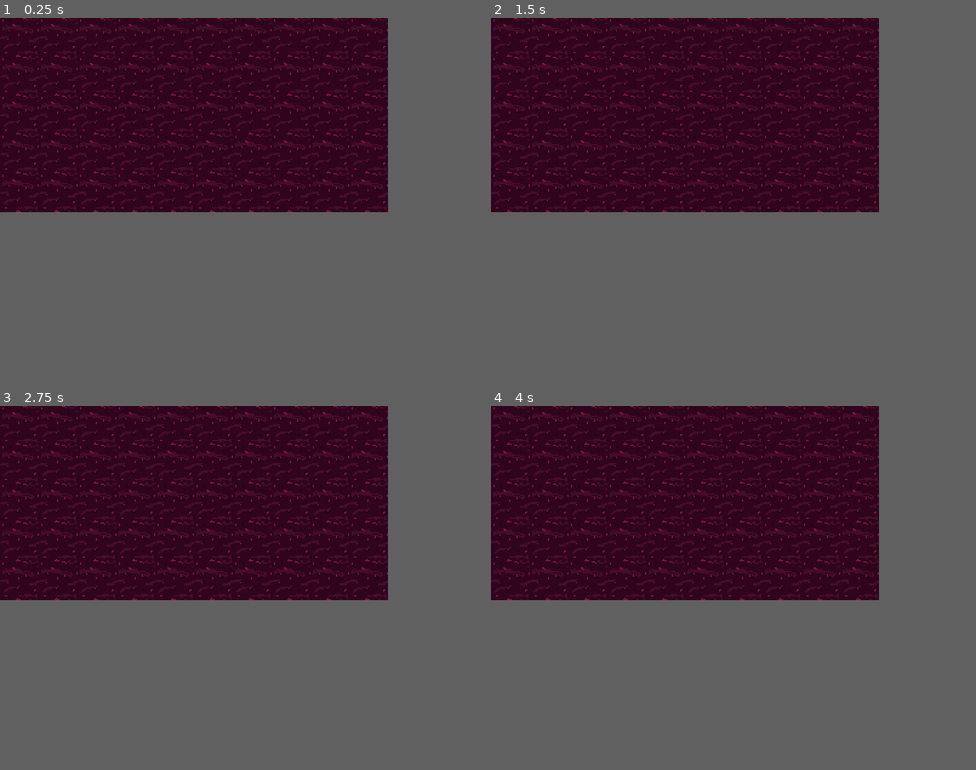
Above: before the commit, frames 1-4 (two rows, left to right).
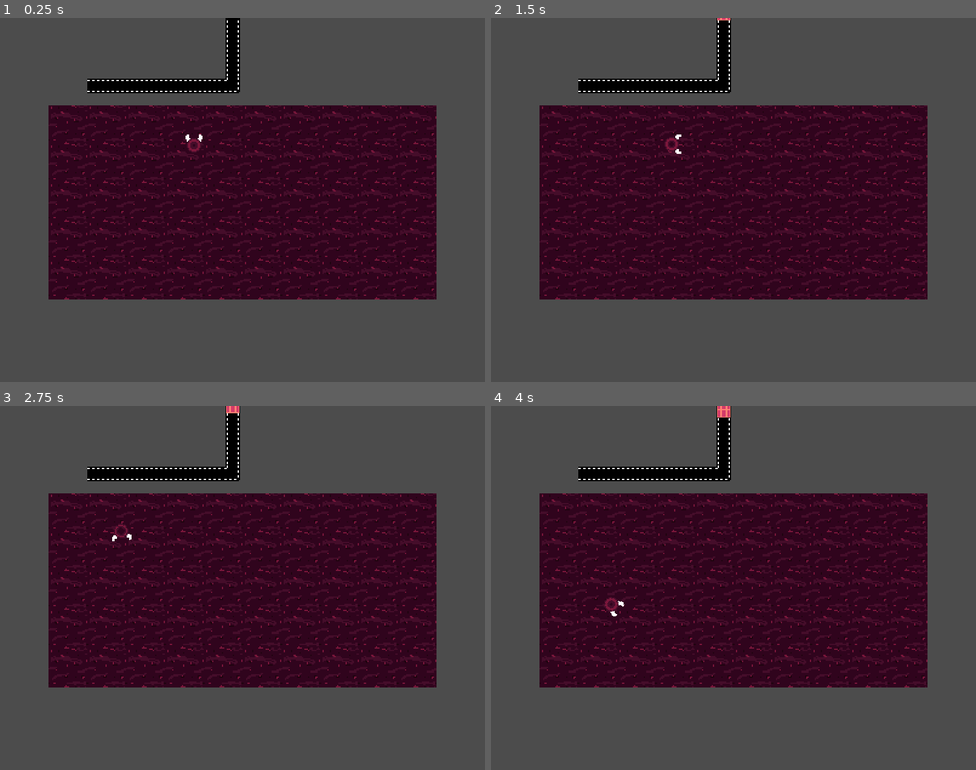
Above: after the commit, the same moments.

Repository: Flipez/arnold
Game: Godot game, scene res://Scenes/MainLevel.tscn
The game is run twice, just before and just after one commit, with the same random seed, the same clock (stepped at 60 frames per second) and the same inputs.
Inputs:
- Up to frame 1 (0.25 s): no input
- Up to frame 2 (1.5 s): hold Right (ui_right) 0.53-1.28 s; hold Down (ui_down) from 1.28 s (still down)
- Up to frame 3 (2.75 s): release Down (ui_down) at 2.03 s; hold Right (ui_right) from 2.03 s (still down)
- Up to frame 4 (4 s): release Right (ui_right) at 2.78 s; hold Up (ui_up) 2.78-3.53 s; hold Left (ui_left) from 3.53 s (still down)
In our replay, the window is 640x320 before the commit and 800x600 after it. These sizes can differ from the game's own. Grey fills any space a smaller window leaves; there, only what the larger window draws over its background counts as a difference.

The runs differ from the first frame. In frame 1, 46% of the frame differs, in the area x 0-90%, y 0-78%; in frame 2, 46%; in frame 3, 46%; in frame 4, 46%.

Commit message:
add stuff

Diff:
--- /dev/null
+++ b/Objects/Crate/Crate.gd
@@ -0,0 +1,23 @@
+extends StaticBody2D
+
+export var SPEED = 3
+# Declare member variables here. Examples:
+# var a = 2
+# var b = "text"
+
+
+# Called when the node enters the scene tree for the first time.
+func _ready():
+  position.x = 192
+  position.y = -8
+
+
+func _process(delta):
+  if position.x == 192 && position.y <= 56:
+    position.y += SPEED * delta
+  if position.y >= 56 && position.x >= 24:
+    position.y == 56
+    position.x -= SPEED * delta
+  if position.x <= 24 && position.y <= 248:
+    position.x = 24
+    position.y += SPEED * delta
--- /dev/null
+++ b/Objects/Crate/Crate.tscn
@@ -0,0 +1,17 @@
+[gd_scene load_steps=4 format=2]
+
+[ext_resource path="res://Objects/Crate/crate.png" type="Texture" id=1]
+[ext_resource path="res://Objects/Crate/Crate.gd" type="Script" id=2]
+
+[sub_resource type="RectangleShape2D" id=1]
+extents = Vector2( 5.6731, 5.69607 )
+
+[node name="Crate" type="StaticBody2D"]
+script = ExtResource( 2 )
+
+[node name="Sprite" type="Sprite" parent="."]
+scale = Vector2( 0.7, 0.7 )
+texture = ExtResource( 1 )
+
+[node name="CollisionShape2D" type="CollisionShape2D" parent="."]
+shape = SubResource( 1 )
--- a/Scenes/MainLevel.tscn
+++ b/Scenes/MainLevel.tscn
@@ -1,6 +1,10 @@
-[gd_scene load_steps=3 format=2]
+[gd_scene load_steps=17 format=2]
 
 [ext_resource path="res://Sprites/bg.png" type="Texture" id=1]
+[ext_resource path="res://Scenes/Player.tscn" type="PackedScene" id=2]
+[ext_resource path="res://Objects/Crate/Crate.tscn" type="PackedScene" id=3]
+[ext_resource path="res://Objects/Belt/belt.png" type="Texture" id=4]
+[ext_resource path="res://Objects/Belt/belt_corner.png" type="Texture" id=5]
 
 [sub_resource type="TileSet" id=1]
 0/name = "bg.png 0"
@@ -18,10 +22,144 @@
 0/shapes = [  ]
 0/z_index = 0
 
+[sub_resource type="AtlasTexture" id=2]
+atlas = ExtResource( 4 )
+region = Rect2( 0, 0, 16, 16 )
+
+[sub_resource type="AtlasTexture" id=3]
+atlas = ExtResource( 4 )
+region = Rect2( 16, 0, 16, 16 )
+
+[sub_resource type="AtlasTexture" id=4]
+atlas = ExtResource( 4 )
+region = Rect2( 32, 0, 16, 16 )
+
+[sub_resource type="AtlasTexture" id=5]
+atlas = ExtResource( 4 )
+region = Rect2( 48, 0, 16, 16 )
+
+[sub_resource type="SpriteFrames" id=6]
+animations = [ {
+"frames": [ SubResource( 2 ), SubResource( 3 ), SubResource( 4 ), SubResource( 5 ) ],
+"loop": true,
+"name": "default",
+"speed": 3.0
+} ]
+
+[sub_resource type="AtlasTexture" id=7]
+atlas = ExtResource( 5 )
+region = Rect2( 48, 0, 16, 16 )
+
+[sub_resource type="AtlasTexture" id=8]
+atlas = ExtResource( 5 )
+region = Rect2( 32, 0, 16, 16 )
+
+[sub_resource type="AtlasTexture" id=9]
+atlas = ExtResource( 5 )
+region = Rect2( 16, 0, 16, 16 )
+
+[sub_resource type="AtlasTexture" id=10]
+atlas = ExtResource( 5 )
+region = Rect2( 0, 0, 16, 16 )
+
+[sub_resource type="SpriteFrames" id=11]
+animations = [ {
+"frames": [ SubResource( 7 ), SubResource( 8 ), SubResource( 9 ), SubResource( 10 ) ],
+"loop": true,
+"name": "default",
+"speed": 3.0
+} ]
+
 [node name="MainLevel" type="Node2D"]
 
 [node name="TileMap" type="TileMap" parent="."]
+position = Vector2( 40, 72 )
 tile_set = SubResource( 1 )
 cell_size = Vector2( 32, 32 )
 format = 1
 tile_data = PoolIntArray( 0, 0, 0, 1, 0, 0, 2, 0, 0, 3, 0, 0, 4, 0, 0, 5, 0, 0, 6, 0, 0, 7, 0, 0, 8, 0, 0, 9, 0, 0, 655 …(547 unchanged characters)…
+
+[node name="Player" parent="." instance=ExtResource( 2 )]
+position = Vector2( 160, 104 )
+
+[node name="StaticBody2D" type="StaticBody2D" parent="."]
+position = Vector2( 192, 8 )
+
+[node name="AnimatedSprite" type="AnimatedSprite" parent="StaticBody2D"]
+rotation = 1.5708
+frames = SubResource( 6 )
+frame = 2
+playing = true
+
+[node name="AnimatedSprite2" type="AnimatedSprite" parent="StaticBody2D"]
+position = Vector2( 0, 16 )
+rotation = 1.5708
+frames = SubResource( 6 )
+frame = 2
+playing = true
+
+[node name="AnimatedSprite3" type="AnimatedSprite" parent="StaticBody2D"]
+position = Vector2( 0, 48 )
+rotation = 4.71239
+frames = SubResource( 11 )
+frame = 2
+playing = true
+
+[node name="AnimatedSprite4" type="AnimatedSprite" parent="StaticBody2D"]
+position = Vector2( 0, 32 )
+rotation = 1.5708
+frames = SubResource( 6 )
+frame = 2
+playing = true
+
+[node name="AnimatedSprite5" type="AnimatedSprite" parent="StaticBody2D"]
+position = Vector2( -16, 48 )
+rotation = 3.14159
+frames = SubResource( 6 )
+frame = 2
+playing = true
+
+[node name="AnimatedSprite6" type="AnimatedSprite" parent="StaticBody2D"]
+position = Vector2( -32, 48 )
+rotation = 3.14159
+frames = SubResource( 6 )
+frame = 2
+playing = true
+
+[node name="AnimatedSprite7" type="AnimatedSprite" parent="StaticBody2D"]
+position = Vector2( -48, 48 )
+rotation = 3.14159
+frames = SubResource( 6 )
+frame = 2
+playing = true
+
+[node name="AnimatedSprite8" type="AnimatedSprite" parent="StaticBody2D"]
+position = Vector2( -64, 48 )
+rotation = 3.14159
+frames = SubResource( 6 )
+frame = 2
+playing = true
+
+[node name="AnimatedSprite9" type="AnimatedSprite" parent="StaticBody2D"]
+position = Vector2( -80, 48 )
+rotation = 3.14159
+frames = SubResource( 6 )
+frame = 2
+playing = true
+
+[node name="AnimatedSprite10" type="AnimatedSprite" parent="StaticBody2D"]
+position = Vector2( -96, 48 )
+rotation = 3.14159
+frames = SubResource( 6 )
+frame = 2
+playing = true
+
+[node name="AnimatedSprite11" type="AnimatedSprite" parent="StaticBody2D"]
+position = Vector2( -112, 48 )
+rotation = 3.14159
+frames = SubResource( 6 )
+frame = 2
+playing = true
+
+[node name="Crate" parent="." instance=ExtResource( 3 )]
+position = Vector2( 16, 248 )
--- a/Scenes/Player.gd
+++ b/Scenes/Player.gd
@@ -14,15 +14,12 @@
 
 export var state = MOVE
 
-onready var animationPlayer = $AnimationPlayer
 onready var interactionTimer = $Area2D/InteractionTimer
 onready var interactionArea = $Area2D/InteractionArea
 onready var playerSprite = $Sprite
 
 func _ready():
-  var _return = DialogController.connect("new_dialog", self, "freeze")
-  _return = DialogController.connect("new_unskippable_dialog", self, "freeze")
-  _return = DialogController.connect("dialog_exited", self, "unfreeze")
+  pass
 
 func _physics_process(delta):
   match state:
@@ -35,31 +32,32 @@
 
 func move_state(delta):
   var input_vector = Vector2.ZERO
-  input_vector.x = Input.get_action_strength("ui_right") - Input.get_action_strength("ui_left")
+  rotation_degrees += Input.get_action_strength("ui_right") * 2
+  rotation_degrees -= Input.get_action_strength("ui_left") * 2
+
+  #input_vector.x = Input.get_action_strength("ui_right") - Input.get_action_strength("ui_left")
   input_vector.y = Input.get_action_strength("ui_down") - Input.get_action_strength("ui_up")
   input_vector = input_vector.normalized()
 
   if input_vector != Vector2.ZERO:
-    animationPlayer.play("RunRight")
-    velocity = velocity.move_toward(input_vector * MAX_SPEED * StoryState.playerSpeedMultiplicator, ACCELERATION * delta)
+    velocity = velocity.move_toward(input_vector.rotated(rotation) * MAX_SPEED, ACCELERATION * delta)
   else:
-    animationPlayer.play("Idle")
     velocity = velocity.move_toward(Vector2.ZERO, FRICTION * delta)
 
   move()
 
-  if input_vector.x > 0:
-    playerSprite.flip_h = false
-    playerSprite.offset.x = 20
-    interactionArea.position.x = 2
-  elif input_vector.x < 0:
-    playerSprite.flip_h = true
-    playerSprite.offset.x = -20
-    interactionArea.position.x = -18
+  #if input_vector.x > 0:
+  #  playerSprite.flip_h = false
+  #  playerSprite.offset.x = 20
+  #  interactionArea.position.x = 2
+  #elif input_vector.x < 0:
+  #  playerSprite.flip_h = true
+  #  playerSprite.offset.x = -20
+  #  interactionArea.position.x = -18
 
-  if Input.is_action_just_pressed("ui_interact") && state == MOVE:
-    state = INTERACT
-    interactionTimer.start(0.15)
+  #if Input.is_action_just_pressed("ui_interact") && state == MOVE:
+  #  state = INTERACT
+  #  interactionTimer.start(0.15)
 
 func move():
  velocity = move_and_slide(velocity)
--- a/Scenes/Player.tscn
+++ b/Scenes/Player.tscn
@@ -1,113 +1,66 @@
-[gd_scene load_steps=7 format=2]
+[gd_scene load_steps=14 format=2]
 
+[ext_resource path="res://Sprites/player_a.png" type="Texture" id=1]
 [ext_resource path="res://Scenes/Player.gd" type="Script" id=2]
 
-[sub_resource type="Animation" id=1]
-resource_name = "Idle"
-loop = true
-tracks/0/type = "value"
-tracks/0/path = NodePath("Sprite:frame")
-tracks/0/interp = 1
-tracks/0/loop_wrap = true
-tracks/0/imported = false
-tracks/0/enabled = true
-tracks/0/keys = {
-"times": PoolRealArray( 0, 0.2, 0.4, 0.6, 0.8 ),
-"transitions": PoolRealArray( 1, 1, 1, 1, 1 ),
-"update": 1,
-"values": [ 0, 1, 2, 3, 4 ]
-}
-tracks/1/type = "value"
-tracks/1/path = NodePath("Sprite:texture")
-tracks/1/interp = 1
-tracks/1/loop_wrap = true
-tracks/1/imported = false
-tracks/1/enabled = true
-tracks/1/keys = {
-"times": PoolRealArray( 0 ),
-"transitions": PoolRealArray( 1 ),
-"update": 1,
-"values": [ null ]
-}
-tracks/2/type = "value"
-tracks/2/path = NodePath("Sprite:vframes")
-tracks/2/interp = 1
-tracks/2/loop_wrap = true
-tracks/2/imported = false
-tracks/2/enabled = true
-tracks/2/keys = {
-"times": PoolRealArray( 0 ),
-"transitions": PoolRealArray( 1 ),
-"update": 1,
-"values": [ 5 ]
-}
+[sub_resource type="AtlasTexture" id=6]
+atlas = ExtResource( 1 )
+region = Rect2( 0, 0, 16, 16 )
 
-[sub_resource type="Animation" id=2]
-resource_name = "RunRight"
-length = 0.4
-tracks/0/type = "value"
-tracks/0/path = NodePath("Sprite:texture")
-tracks/0/interp = 1
-tracks/0/loop_wrap = true
-tracks/0/imported = false
-tracks/0/enabled = true
-tracks/0/keys = {
-"times": PoolRealArray( 0 ),
-"transitions": PoolRealArray( 1 ),
-"update": 1,
-"values": [ null ]
-}
-tracks/1/type = "value"
-tracks/1/path = NodePath("Sprite:vframes")
-tracks/1/interp = 1
-tracks/1/loop_wrap = true
-tracks/1/imported = false
-tracks/1/enabled = true
-tracks/1/keys = {
-"times": PoolRealArray( 0 ),
-"transitions": PoolRealArray( 1 ),
-"update": 1,
-"values": [ 4 ]
-}
-tracks/2/type = "value"
-tracks/2/path = NodePath("Sprite:frame")
-tracks/2/interp = 1
-tracks/2/loop_wrap = true
-tracks/2/imported = false
-tracks/2/enabled = true
-tracks/2/keys = {
-"times": PoolRealArray( 0, 0.1, 0.2, 0.3 ),
-"transitions": PoolRealArray( 1, 1, 1, 1 ),
-"update": 1,
-"values": [ 0, 1, 2, 3 ]
-}
+[sub_resource type="AtlasTexture" id=7]
+atlas = ExtResource( 1 )
+region = Rect2( 16, 0, 16, 16 )
 
-[sub_resource type="RectangleShape2D" id=3]
-extents = Vector2( 8.39445, 1.95644 )
+[sub_resource type="AtlasTexture" id=8]
+atlas = ExtResource( 1 )
+region = Rect2( 32, 0, 16, 16 )
+
+[sub_resource type="AtlasTexture" id=9]
+atlas = ExtResource( 1 )
+region = Rect2( 48, 0, 16, 16 )
+
+[sub_resource type="AtlasTexture" id=10]
+atlas = ExtResource( 1 )
+region = Rect2( 64, 0, 16, 16 )
+
+[sub_resource type="AtlasTexture" id=11]
+atlas = ExtResource( 1 )
+region = Rect2( 80, 0, 16, 16 )
+
+[sub_resource type="AtlasTexture" id=12]
+atlas = ExtResource( 1 )
+region = Rect2( 96, 0, 16, 16 )
+
+[sub_resource type="AtlasTexture" id=13]
+atlas = ExtResource( 1 )
+region = Rect2( 112, 0, 16, 16 )
+
+[sub_resource type="SpriteFrames" id=14]
+animations = [ {
+"frames": [ SubResource( 6 ), SubResource( 7 ), SubResource( 8 ), SubResource( 9 ), SubResource( 10 ), SubResource( 11 ), SubResource( 12 ), SubResource( 13 ) ],
+"loop": true,
+"name": "default",
+"speed": 2.0
+} ]
+
+[sub_resource type="CircleShape2D" id=5]
+radius = 5.99825
 
 [sub_resource type="RectangleShape2D" id=4]
-extents = Vector2( 9.37855, 5.40289 )
-
-[sub_resource type="RectangleShape2D" id=5]
-extents = Vector2( 13.1688, 13.4369 )
+extents = Vector2( 9.37855, 3.98042 )
 
 [node name="Player" type="KinematicBody2D"]
 position = Vector2( 0, 7.62939e-06 )
 script = ExtResource( 2 )
 
-[node name="Sprite" type="Sprite" parent="."]
-position = Vector2( -0.569214, -7.97676 )
-offset = Vector2( 20, 0 )
-vframes = 5
-
-[node name="AnimationPlayer" type="AnimationPlayer" parent="."]
-autoplay = "Idle"
-anims/Idle = SubResource( 1 )
-anims/RunRight = SubResource( 2 )
+[node name="AnimatedSprite" type="AnimatedSprite" parent="."]
+frames = SubResource( 14 )
+frame = 7
+playing = true
 
 [node name="CollisionShape2D" type="CollisionShape2D" parent="."]
-position = Vector2( 0.481827, 0.532104 )
-shape = SubResource( 3 )
+position = Vector2( 0.0398848, 0.178554 )
+shape = SubResource( 5 )
 
 [node name="Area2D" type="Area2D" parent="."]
 position = Vector2( 7, -5.319 )
@@ -119,17 +72,9 @@
 one_shot = true
 
 [node name="InteractionArea" type="CollisionShape2D" parent="Area2D"]
-position = Vector2( 2.00518, -1.65437 )
+position = Vector2( -6.92204, -1.12404 )
 shape = SubResource( 4 )
 disabled = true
 
-[node name="Area2D2" type="Area2D" parent="."]
-collision_layer = 512
-collision_mask = 512
-
-[node name="CollisionShape2D" type="CollisionShape2D" parent="Area2D2"]
-position = Vector2( 1.14905, -6.0988 )
-shape = SubResource( 5 )
-
 [connection signal="area_entered" from="Area2D" to="." method="_on_Area2D_area_entered"]
 [connection signal="timeout" from="Area2D/InteractionTimer" to="." method="_on_InteractionTimer_timeout"]
--- a/project.godot
+++ b/project.godot
@@ -16,10 +16,10 @@
 
 [display]
 
-window/size/width=320
-window/size/height=160
-window/size/test_width=1280
-window/size/test_height=640
+window/size/width=400
+window/size/height=300
+window/size/test_width=1600
+window/size/test_height=1200
 window/stretch/mode="2d"
 
 [physics]
Binary file added: Objects/Belt/belt.png
Not shown, added: Objects/Belt/belt.png.import
Binary file added: Objects/Belt/belt_corner.png
Not shown, added: Objects/Belt/belt_corner.png.import
Binary file added: Objects/Crate/crate.png
Not shown, added: Objects/Crate/crate.png.import
Binary file changed: Sprites/player_a.png
